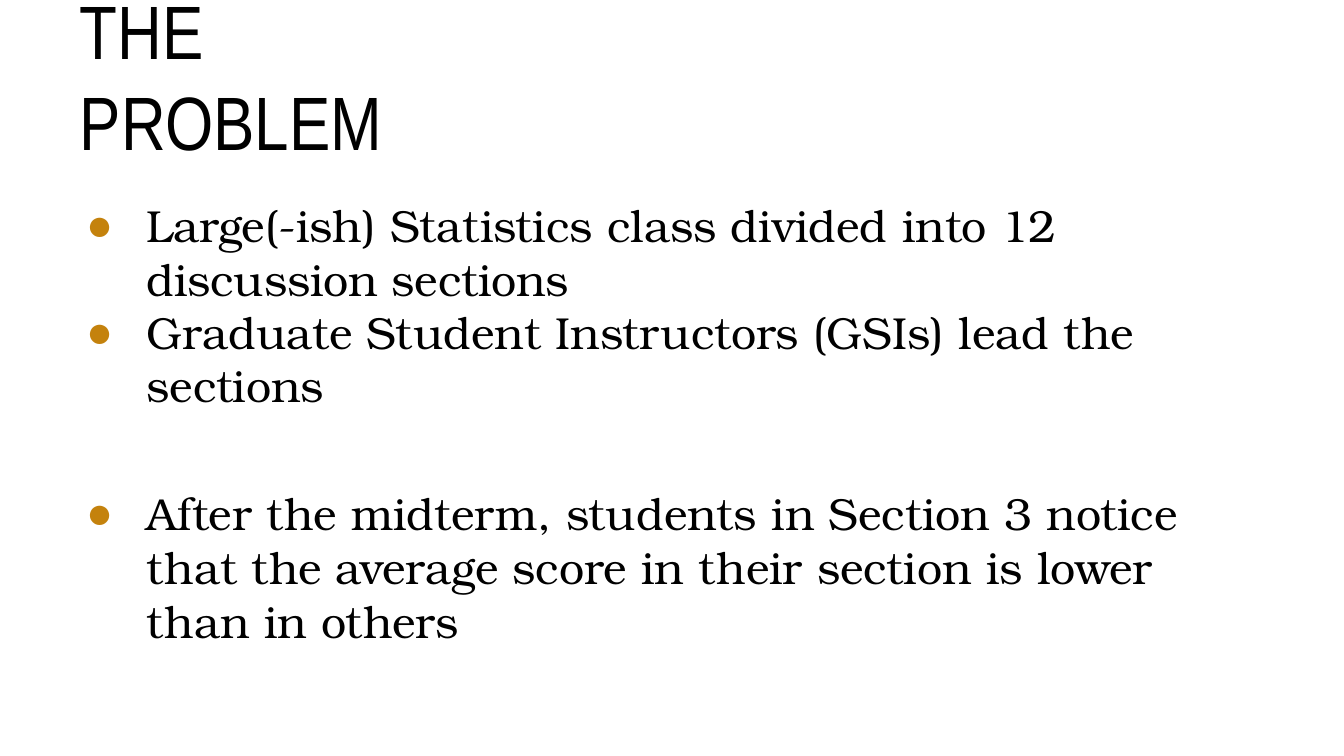
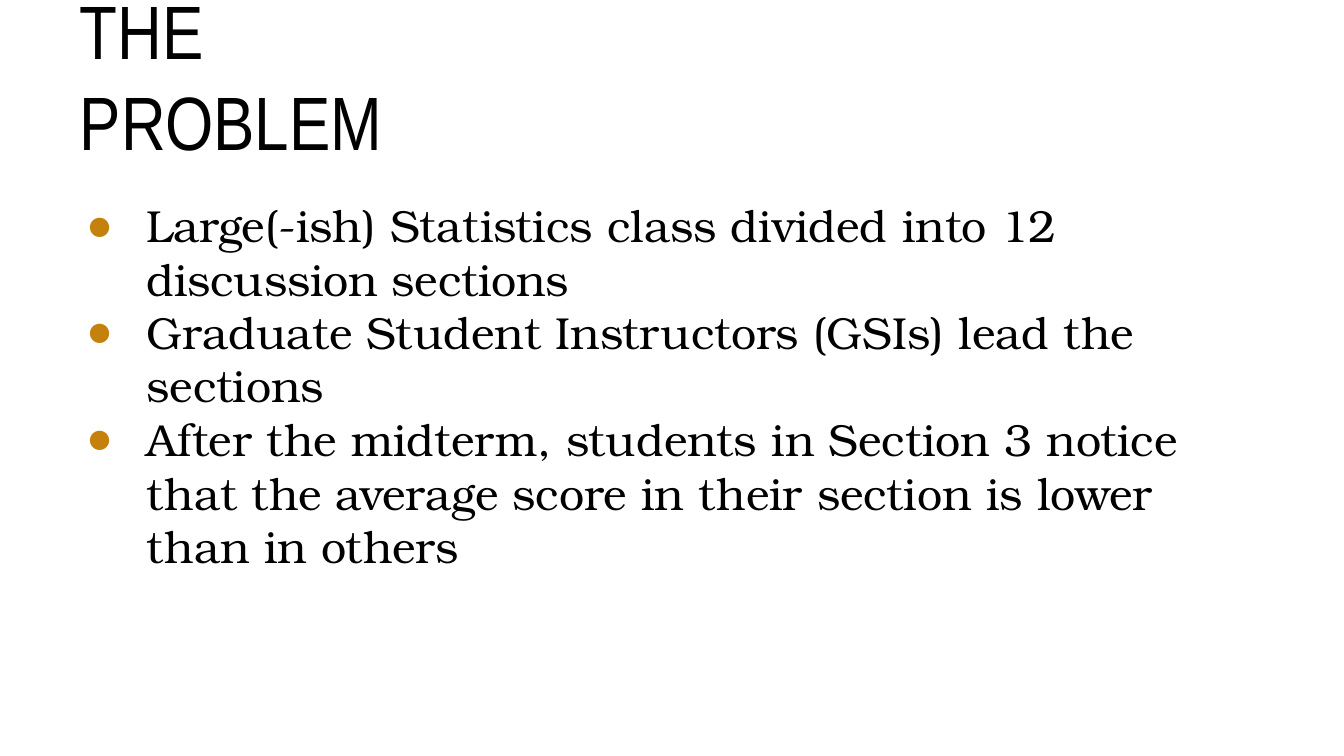
Before and after one commit to blprickett/current-Ling190D, a slide deck: slide 46 of module6/6-slides.pptx. Drawn at 1344x756 pixels with LibreOffice and Linux fonts; fonts in the diff are those of the drawing; background and template pictures are left out. Boxes give left, top, right and bottom in pixels: in the first picture for what was removed or moved away, otherwise in the second. Text is boxed around its words. In the diff, an @@ line names an element or a change of style, - is before the commit and + after.

```diff
--- a/module6/6-slides.pptx
+++ b/module6/6-slides.pptx
@@ text "Large(-ish) Statistics class divided into ..." rewrapped from (147,210,1178,639) to (147,210,1178,564) @@
```
Also in this commit, not shown: 2 other slides changed.
